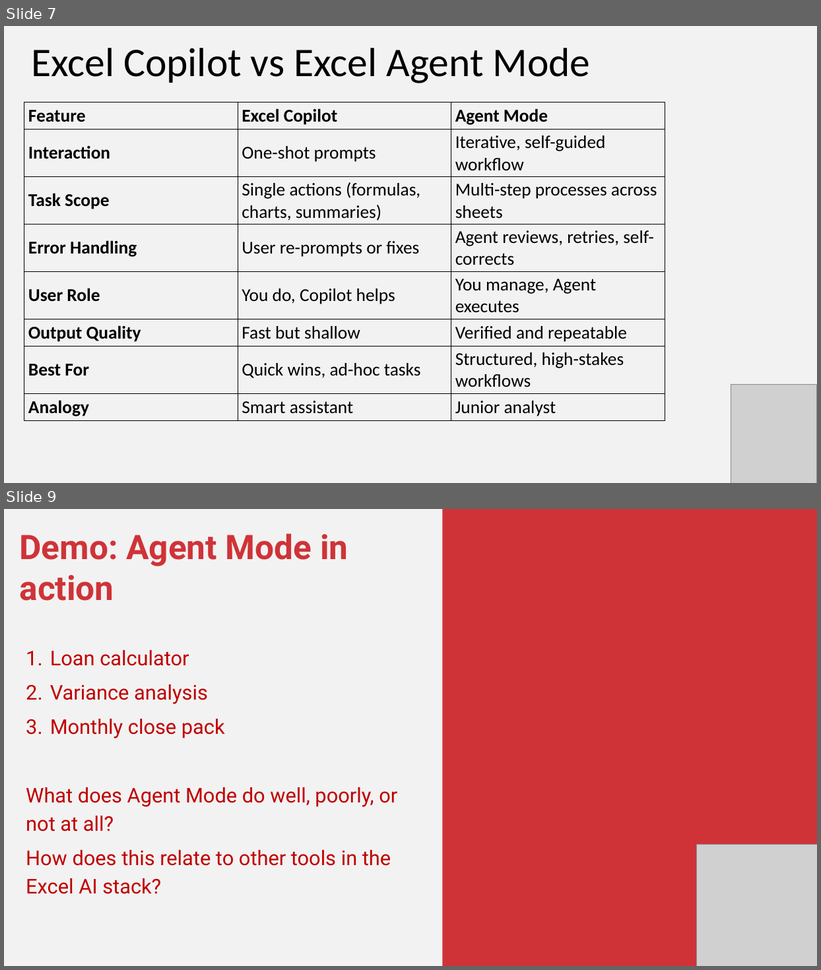
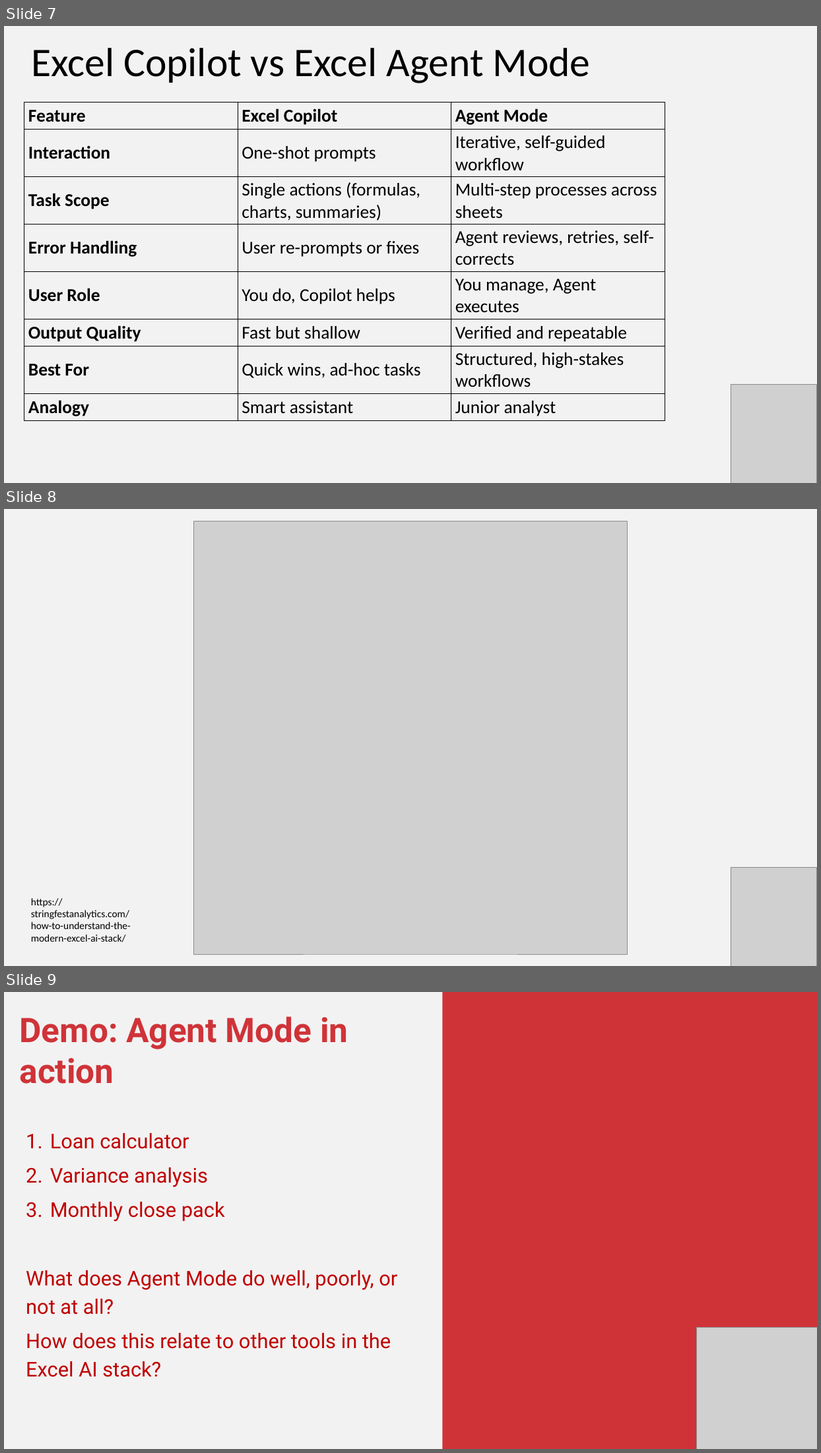
Before and after one commit to stringfestdata/gxls-first-excel-agent, a slide deck: first-excel-agent.pptx. Shown one above the other, each under a label of ours: slides 7 and 9 before the commit, slides 7, 8 and 9 after it; the slides between them are not shown. The pictures are 821x970 and 821x1453 pixels, drawn with LibreOffice and Linux fonts; fonts in the diff are those of the drawing; grey boxes stand for pictures. Boxes give left, top, right and bottom in pixels: in the first picture for what was removed or moved away, otherwise in the second. Text is boxed around its words. In the diff, an @@ line names an element or a change of style, - is before the commit and + after.

```diff
--- a/first-excel-agent.pptx
+++ b/first-excel-agent.pptx
@@ slide 8 added at [4,509,817,966], background #F2F2F2 @@
@@ picture added at [194,521,628,955] @@
@@ picture added at [731,867,816,966] @@
@@ text added at [31,898,131,943], 18 pt, text #000000 @@
+https://stringfestanalytics.com/how-to-understand-the-modern-excel-ai-stack/
```
Also in this commit, not shown: 1 other file.
